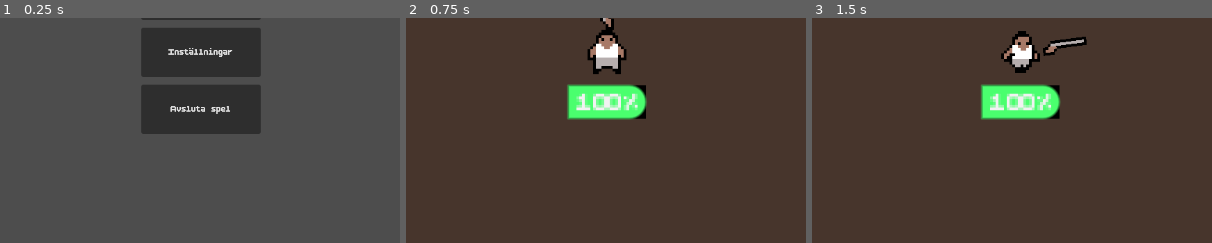
Above: before the commit, frames 1-3 (left to right).
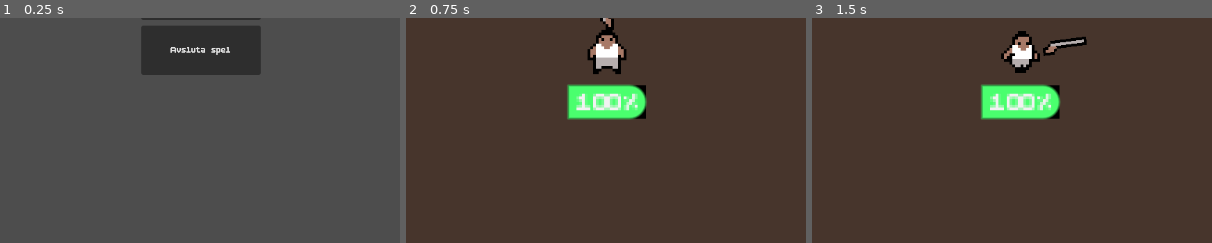
Above: after the commit, the same moments.

Repository: Liamthemannen/Project-2--Spel
Game: Godot game, scene res://Scen/main_menu.tscn
Two runs of this game, one before a commit and one after it. Both use one fixed random seed, a clock stepped at 60 frames per second and the inputs below.
Inputs (mouse positions are % of the whole screen's width and height, from its top left):
- Up to frame 1 (0.25 s): no input
- Up to frame 2 (0.75 s): click "Starta spelet!" at 0.5 s
- Up to frame 3 (1.5 s): tap Enter at 1.25 s; move the mouse to (72, 45) at 1.27 s; hold D (Go_right) from 1.28 s (still down); click (72, 45) at 1.35 s
The pictures show only the part of the screen within x 25-75%, y 42-92%; the shares and areas given below are measured in that part.

The runs differ from the first frame. In frame 1, 7.3% of the frame differs, in the area x 35-66%, y 3-52%; in frame 2, nothing differs; in frame 3, nothing differs.

Commit message:
settings_fixed

Diff:
--- a/Kod/main.gd
+++ b/Kod/main.gd
@@ -1,5 +1,6 @@
 extends Node2D
 @onready var paus_menu: Control = $CanvasLayer/Paus_menu
+@onready var settings_menu: Control = $CanvasLayer/Settings_menu
 @export var Zombie: CharacterBody2D
 @export var label: Label
 
@@ -9,7 +10,7 @@
 
 
 func _unhandled_input(event: InputEvent) -> void:
-	if event.is_action_pressed("Paus"): #and !settings.visible and !input_settings.visible
+	if event.is_action_pressed("Paus") and !settings_menu.visible: #and !input_settings.visible
 		spel_paus = !spel_paus
 		if spel_paus:
 			# Pausa spelet, stoppar musiken och frys tiden
--- a/Kod/main_menu.gd
+++ b/Kod/main_menu.gd
@@ -7,7 +7,3 @@
 
 func _on_button_2_pressed() -> void:
 	get_tree().change_scene_to_file("res://Scen/main.tscn")
-
-
-func _on_button_pressed() -> void:
-	get_tree().change_scene_to_file("res://Scen/settings_menu.tscn")
--- a/Kod/settings_menu.gd
+++ b/Kod/settings_menu.gd
@@ -1,4 +1,6 @@
 extends Control
+@onready var settings_menu: Control = $"."
+@onready var paus_menu: Control = $"../Paus_menu"
 
 
 func _on_volume_value_changed(value: float) -> void:
@@ -15,3 +17,7 @@
 		DisplayServer.window_set_mode(DisplayServer.WINDOW_MODE_FULLSCREEN)
 	else:
 		DisplayServer.window_set_mode(DisplayServer.WINDOW_MODE_WINDOWED)
+
+func _on_button_pressed() -> void:
+	settings_menu.visible = false
+	paus_menu.visible = true
--- a/Scen/main_menu.tscn
+++ b/Scen/main_menu.tscn
@@ -22,9 +22,9 @@
 anchor_right = 0.5
 anchor_bottom = 0.5
 offset_left = -86.0
-offset_top = 46.5
+offset_top = -38.5
 offset_right = 86.0
-offset_bottom = 117.5
+offset_bottom = 32.5
 grow_horizontal = 2
 grow_vertical = 2
 theme_override_fonts/font = ExtResource("2_owx51")
@@ -46,22 +46,6 @@
 theme_override_fonts/font = ExtResource("2_owx51")
 text = "Starta spelet!"
 
-[node name="Button" type="Button" parent="."]
-layout_mode = 1
-anchors_preset = 8
-anchor_left = 0.5
-anchor_top = 0.5
-anchor_right = 0.5
-anchor_bottom = 0.5
-offset_left = -86.0
-offset_top = -35.5
-offset_right = 86.0
-offset_bottom = 35.5
-grow_horizontal = 2
-grow_vertical = 2
-theme_override_fonts/font = ExtResource("2_owx51")
-text = "Inställningar"
-
 [node name="Label" type="Label" parent="."]
 layout_mode = 1
 anchors_preset = 8
@@ -82,4 +66,3 @@
 
 [connection signal="pressed" from="Button3" to="." method="_on_button_3_pressed"]
 [connection signal="pressed" from="Button2" to="." method="_on_button_2_pressed"]
-[connection signal="pressed" from="Button" to="." method="_on_button_pressed"]
--- a/Scen/settings_menu.tscn
+++ b/Scen/settings_menu.tscn
@@ -42,6 +42,11 @@
 layout_mode = 2
 text = "Fullscreen"
 
+[node name="Button" type="Button" parent="MarginContainer/VBoxContainer"]
+layout_mode = 2
+text = "Go back!"
+
 [connection signal="value_changed" from="MarginContainer/VBoxContainer/Volume" to="." method="_on_volume_value_changed"]
 [connection signal="toggled" from="MarginContainer/VBoxContainer/Mute_knapp" to="." method="_on_mute_knapp_toggled"]
 [connection signal="toggled" from="MarginContainer/VBoxContainer/FullScreenControl" to="." method="_on_full_screen_control_toggled"]
+[connection signal="pressed" from="MarginContainer/VBoxContainer/Button" to="." method="_on_button_pressed"]
